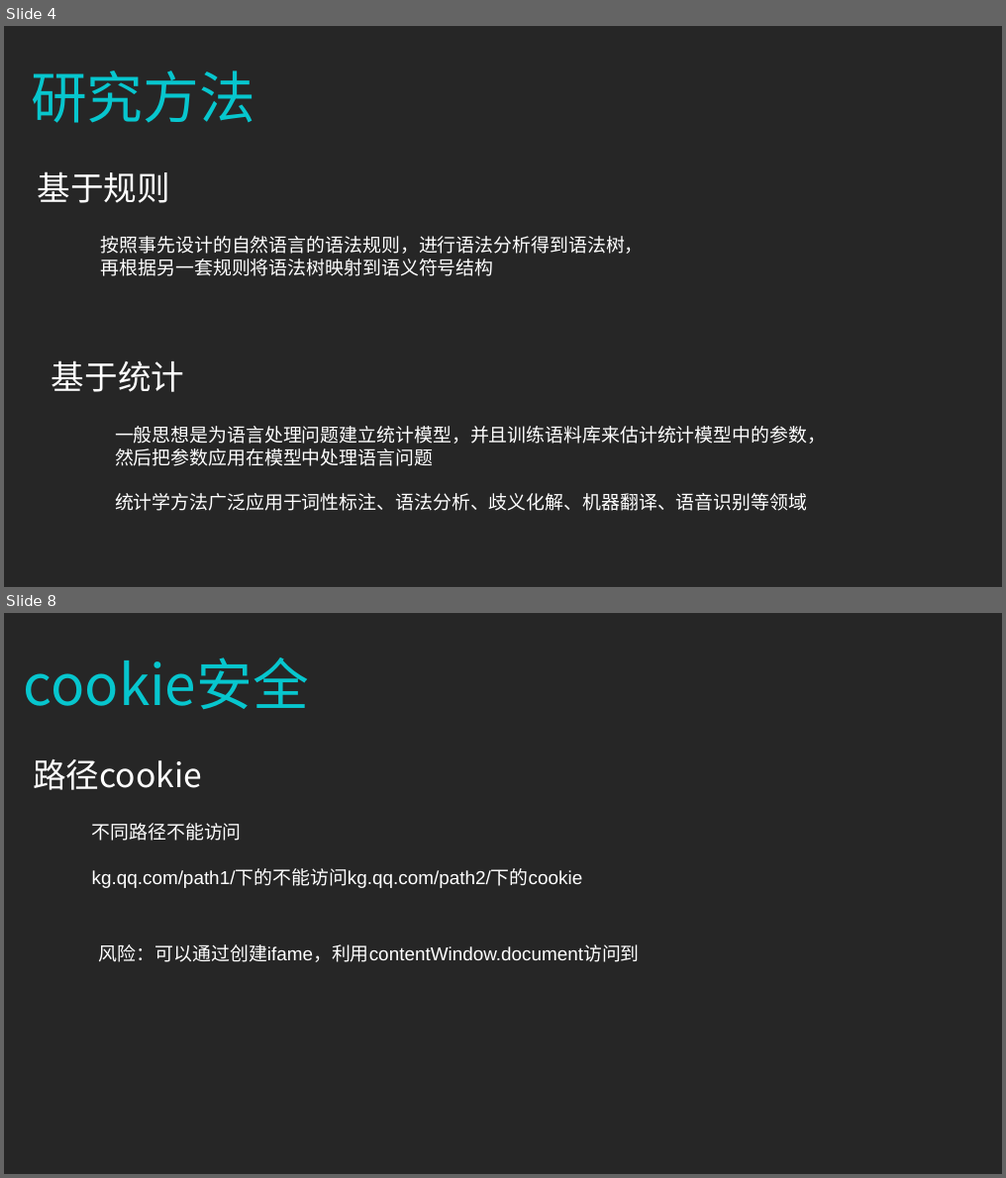
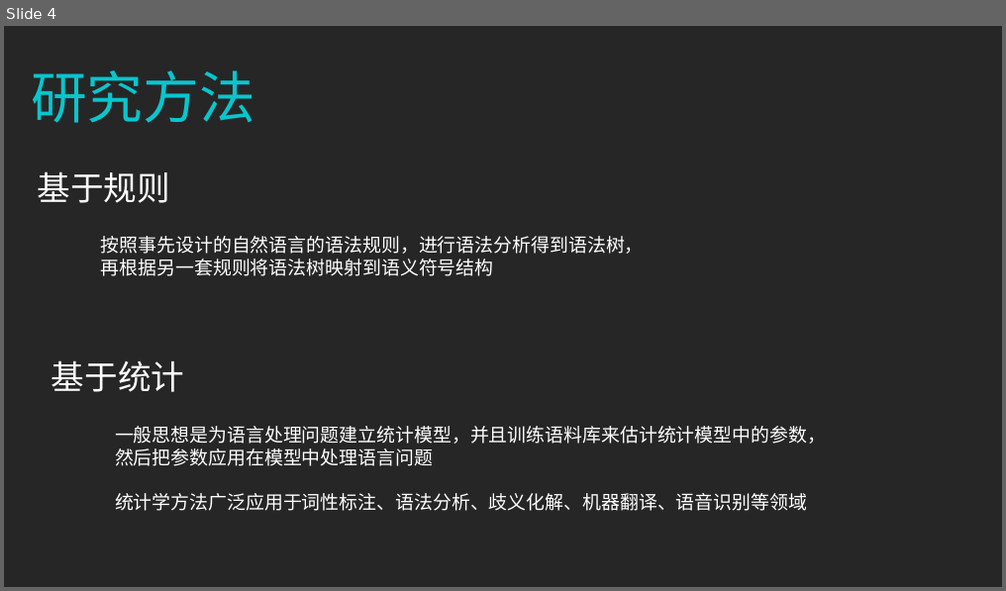
Before and after one commit to zhazhaxia/koa-project, a slide deck: routers/nlp/NLP分词.ppt. Shown one above the other, each under a label of ours: slides 4 and 8 before the commit, slide 4 after it; the slides between them are not shown. The pictures are 1006x1178 and 1006x591 pixels, drawn with LibreOffice and Linux fonts; fonts in the diff are those of the drawing. Boxes give left, top, right and bottom in pixels: in the first picture for what was removed or moved away, otherwise in the second. Text is boxed around its words. In the diff, an @@ line names an element or a change of style, - is before the commit and + after.

```diff
--- a/routers/nlp/NLP分词.ppt
+++ b/routers/nlp/NLP分词.ppt
@@ slide 8 removed at bbox=[4, 613, 1002, 1174], background #262626 @@
@@ text removed at bbox=[24, 658, 309, 709] @@
-cookie安全
@@ text removed at bbox=[33, 760, 202, 790] @@
-路径cookie
@@ text removed at bbox=[92, 823, 583, 888] @@
-不同路径不能访问
-kg.qq.com/path1/下的不能访问kg.qq.com/path2/下的cookie
@@ text removed at bbox=[99, 945, 640, 962] @@
-风险：可以通过创建ifame，利用contentWindow.document访问到
```
Also in this commit, not shown: 14 slides added, 15 other slides removed, 1 other file.
